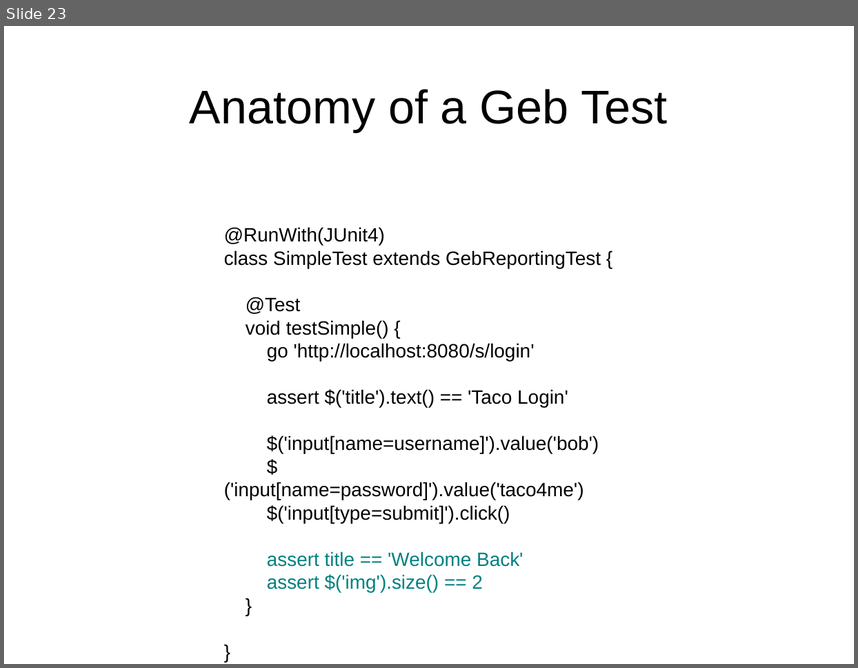
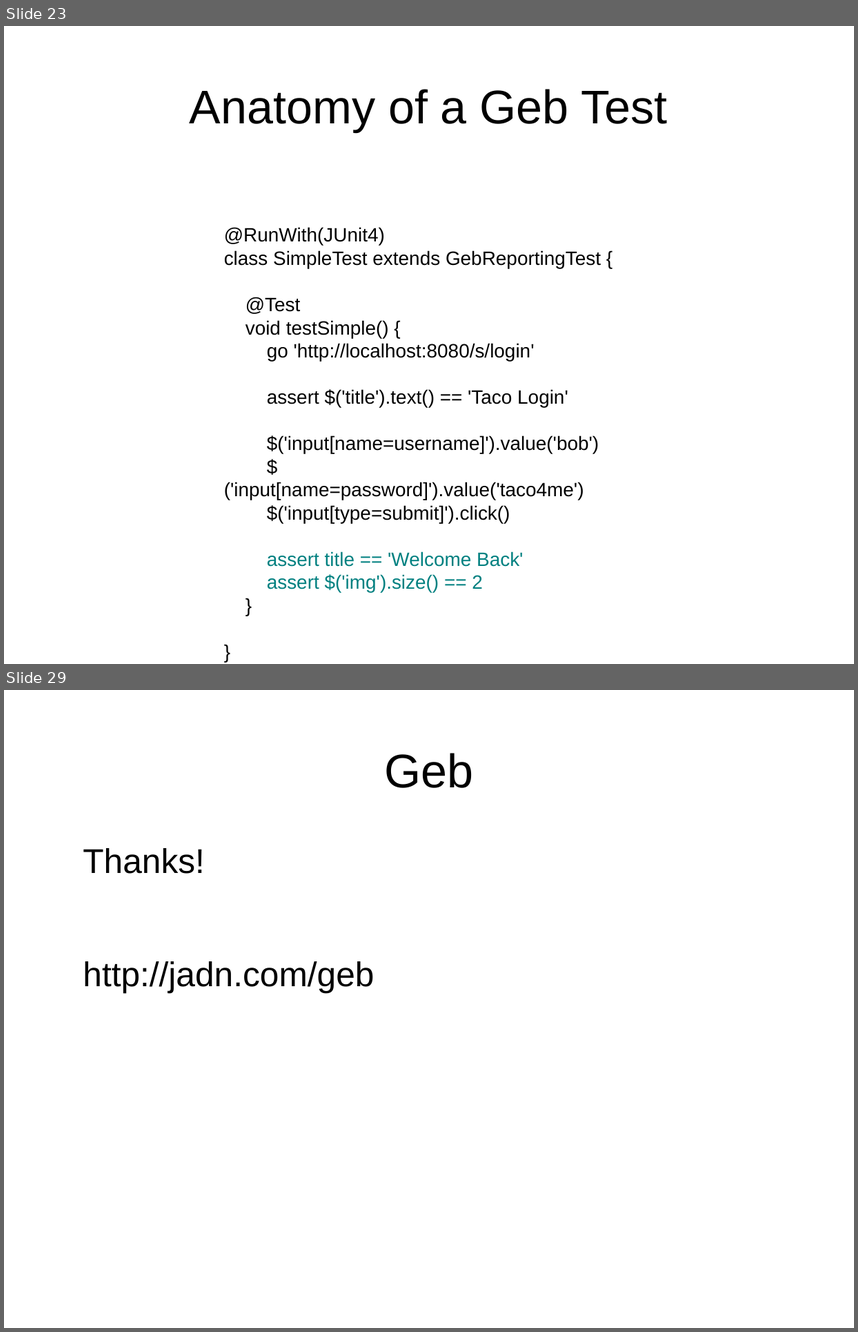
Before and after one commit to bherrmann7/simple-geb, a slide deck: talk/talk.odp. Shown one above the other, each under a label of ours: slide 23 before the commit, slides 23 and 29 after it; the slides between them are not shown. The pictures are 858x668 and 858x1332 pixels, drawn with LibreOffice and Linux fonts; fonts in the diff are those of the drawing. Boxes give left, top, right and bottom in pixels: in the first picture for what was removed or moved away, otherwise in the second. Text is boxed around its words. In the diff, an @@ line names an element or a change of style, - is before the commit and + after.

```diff
--- a/talk/talk.odp
+++ b/talk/talk.odp
@@ slide 29 added at (4, 690, 854, 1328), background #FFFFFF @@
@@ title added at (384, 753, 473, 788), 44 pt, text #000000 @@
+Geb
@@ text added at (83, 848, 374, 992), 32 pt, text #000000 @@
+Thanks!
+http://jadn.com/geb
```
Also in this commit, not shown: 7 slides changed, 2 other slides added, 1 slide removed, 4 other files.
